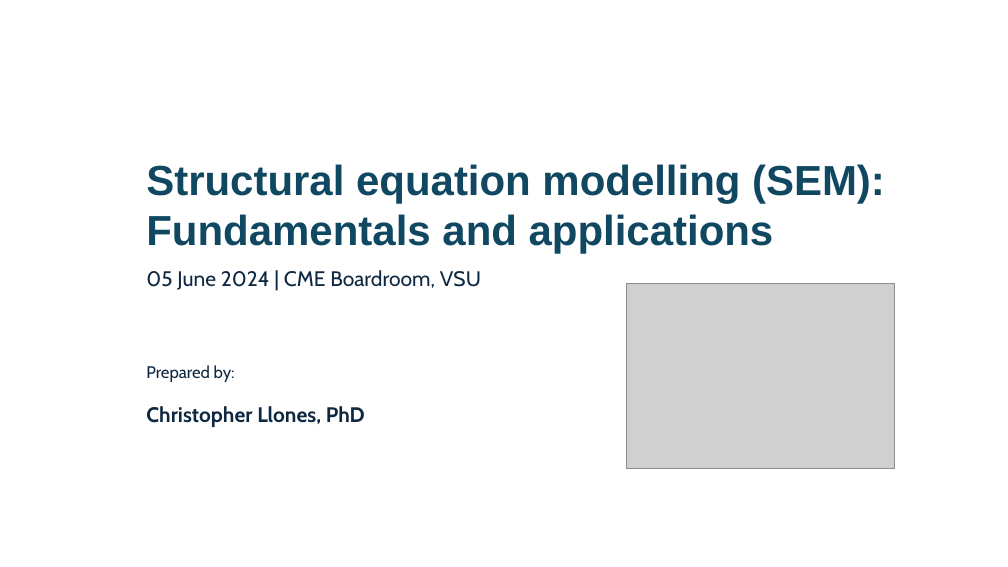
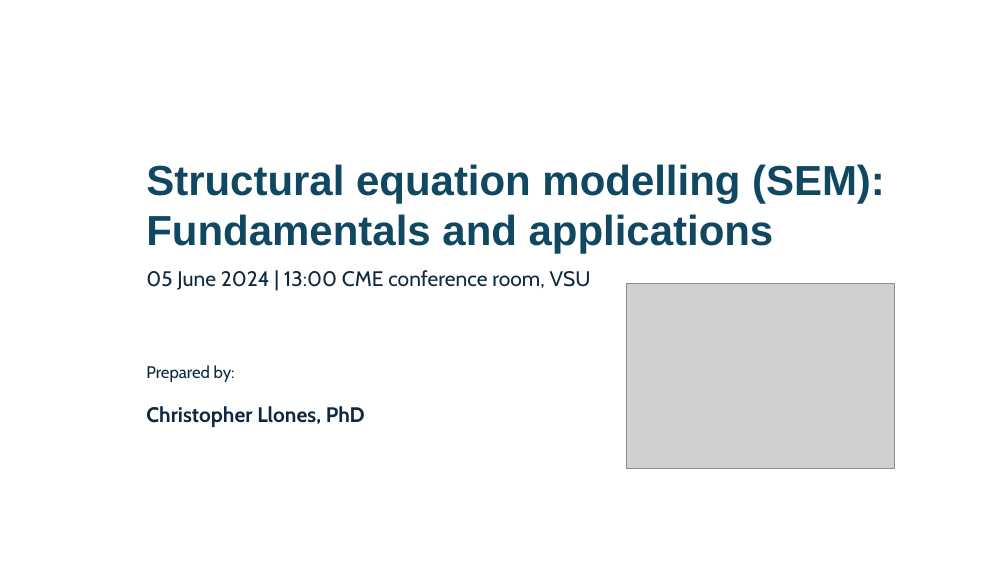
Before and after one commit to chris-allones/RTalks, a slide deck: slide 2 of viserdac-demo/img/bg_sem_2.jpg.pptx. Drawn at 1008x567 pixels with LibreOffice and Linux fonts; fonts in the diff are those of the drawing; grey boxes stand for pictures. Boxes give left, top, right and bottom in pixels: in the first picture for what was removed or moved away, otherwise in the second. Text is boxed around its words. In the diff, an @@ line names an element or a change of style, - is before the commit and + after.

```diff
--- a/viserdac-demo/img/bg_sem_2.jpg.pptx
+++ b/viserdac-demo/img/bg_sem_2.jpg.pptx
@@ text at (x1=146, y1=270, x2=591, y2=290): text changed @@
-05 June 2024 | CME Boardroom, VSU
+05 June 2024 | 13:00 CME conference room, VSU
```
Also in this commit, not shown: 1 other slide changed, 1 other file.
